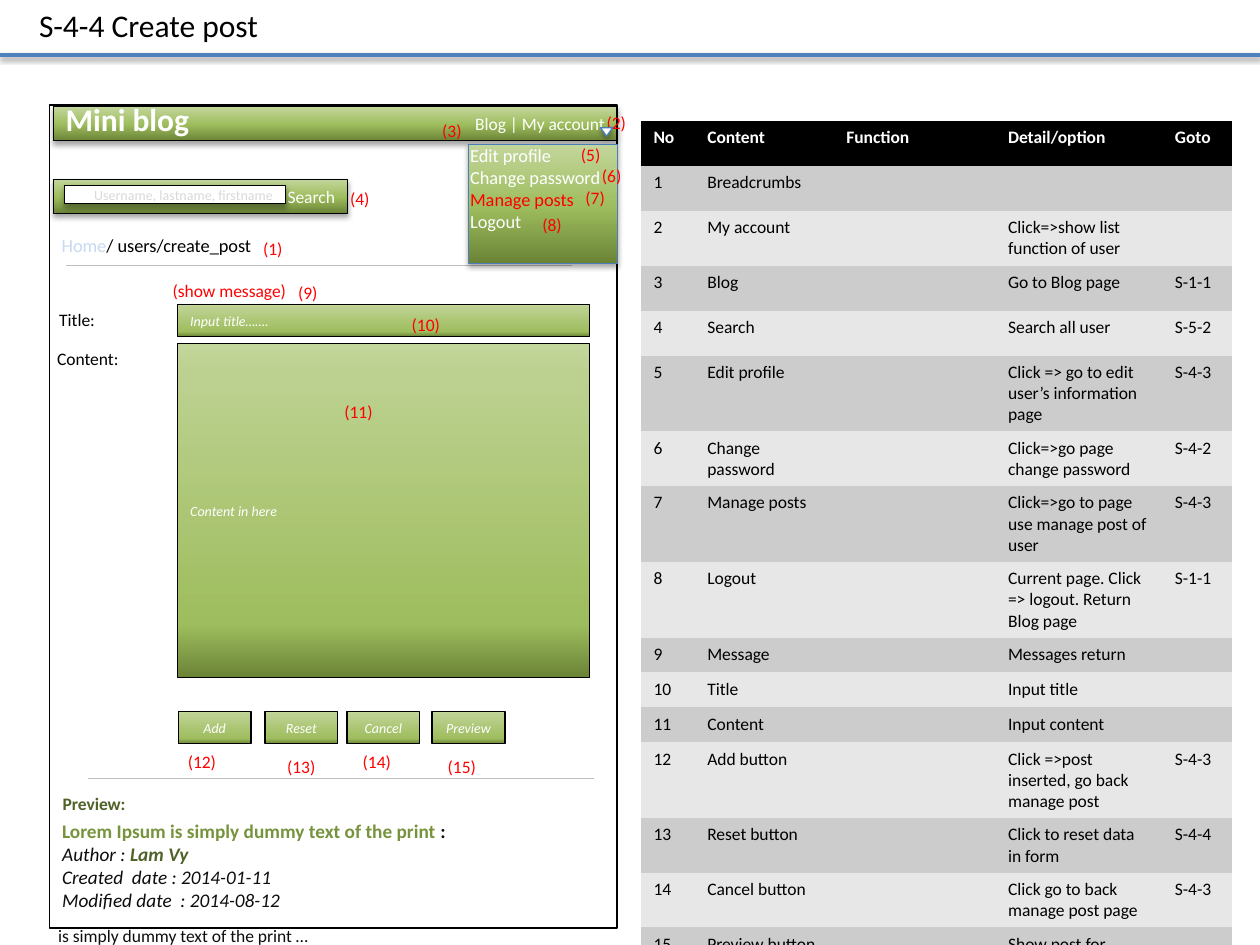
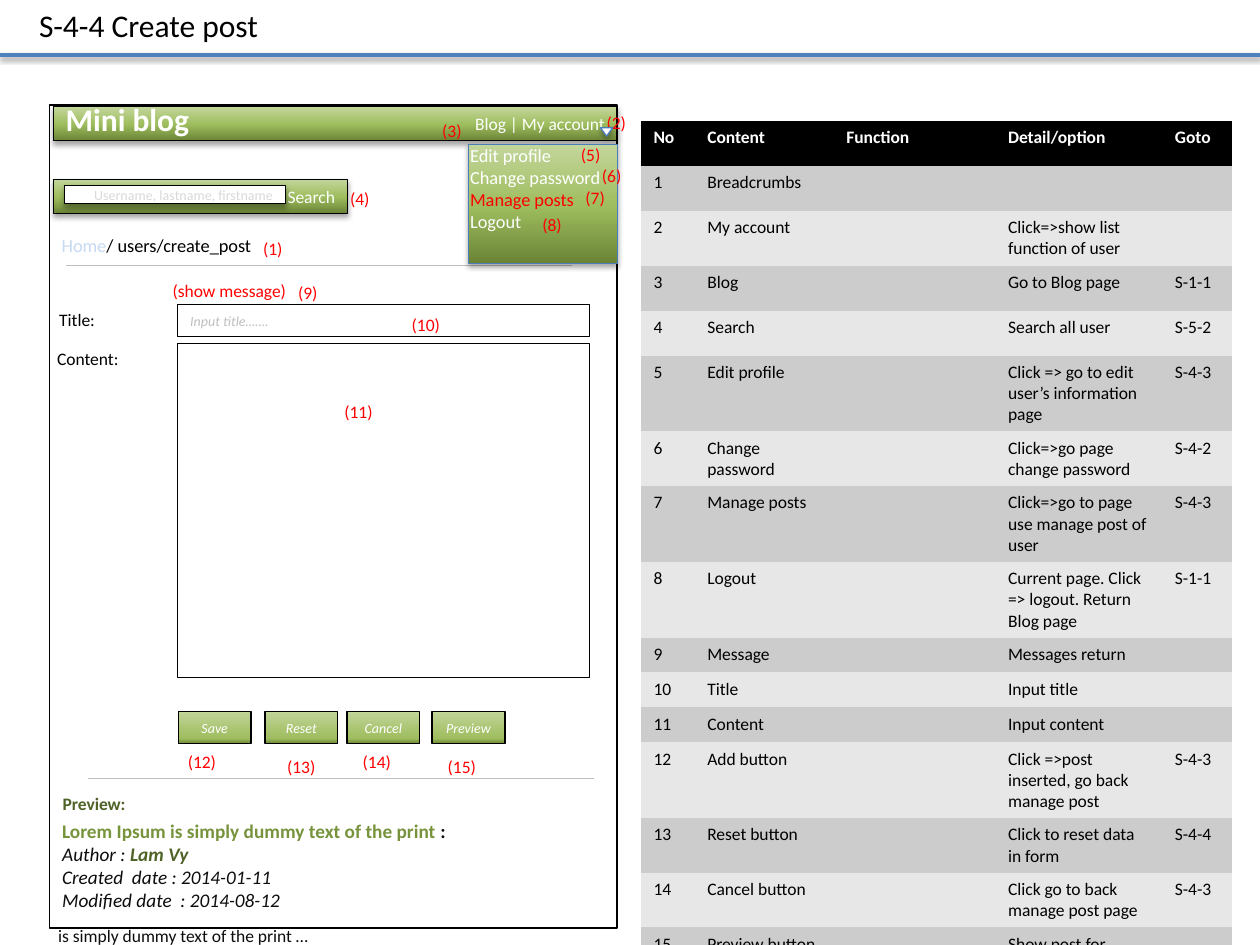
Before and after one commit to Mulodo-PHP-Training/miniblog-lam.vy, a slide deck: slide 13 of doc/frontend/wireframe/TRN-MiniBlog_WireframeDesign_LAMVY.pptx. Drawn at 1260x945 pixels with LibreOffice and Linux fonts; fonts in the diff are those of the drawing. Boxes give left, top, right and bottom in pixels: in the first picture for what was removed or moved away, otherwise in the second. Text is boxed around its words. In the diff, an @@ line names an element or a change of style, - is before the commit and + after.

Commit message:
update wireframe design

```diff
--- a/doc/frontend/wireframe/TRN-MiniBlog_WireframeDesign_LAMVY.pptx
+++ b/doc/frontend/wireframe/TRN-MiniBlog_WireframeDesign_LAMVY.pptx
@@ rectangle "Input title……." at box(178, 305, 590, 336): text colour #FFFFFF to #BFBFBF; fill gradient #6A8336 to #9EBD5E to #BCD190 to #C3D69B to none @@
@@ rectangle at box(178, 344, 590, 678): fill gradient #6A8336 to #9EBD5E to #BCD190 to #C3D69B to none @@
@@ text in rectangle at box(190, 506, 277, 516): text removed @@
-Content in here
@@ text in rectangle at box(201, 724, 227, 733): text changed @@
-Add
+Save
```
Also in this commit, not shown: 16 other slides changed.
